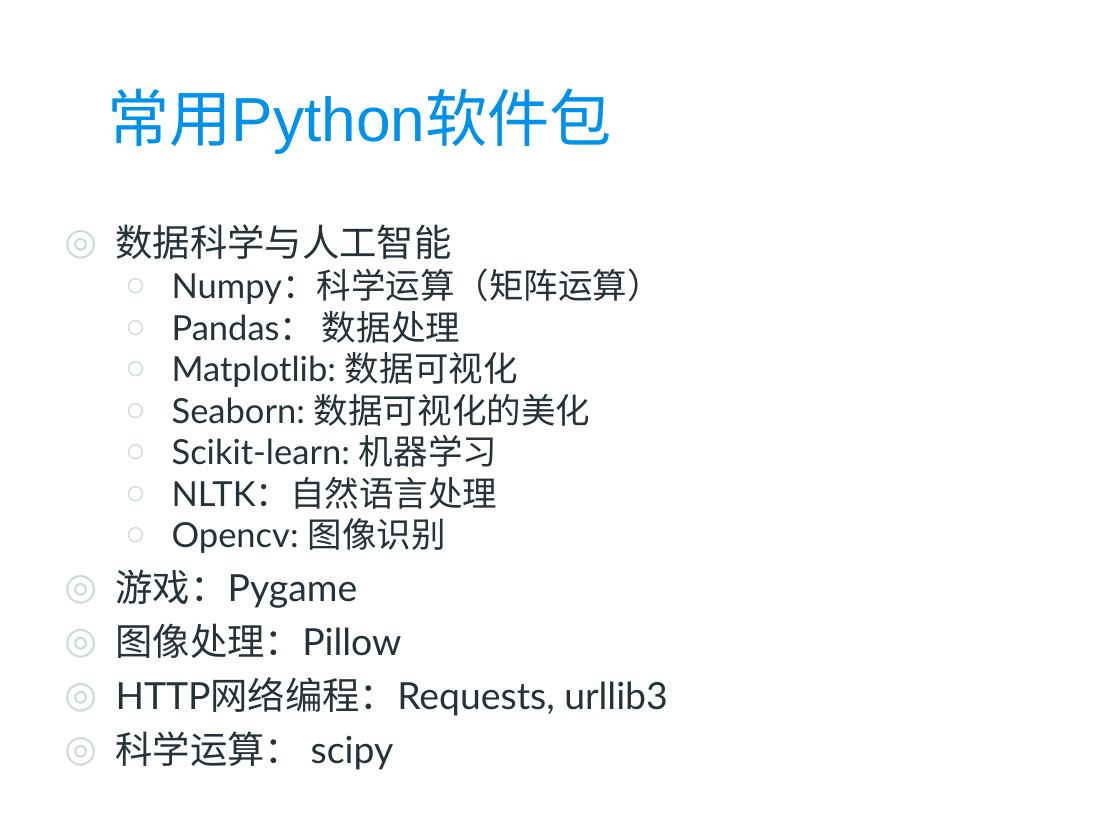
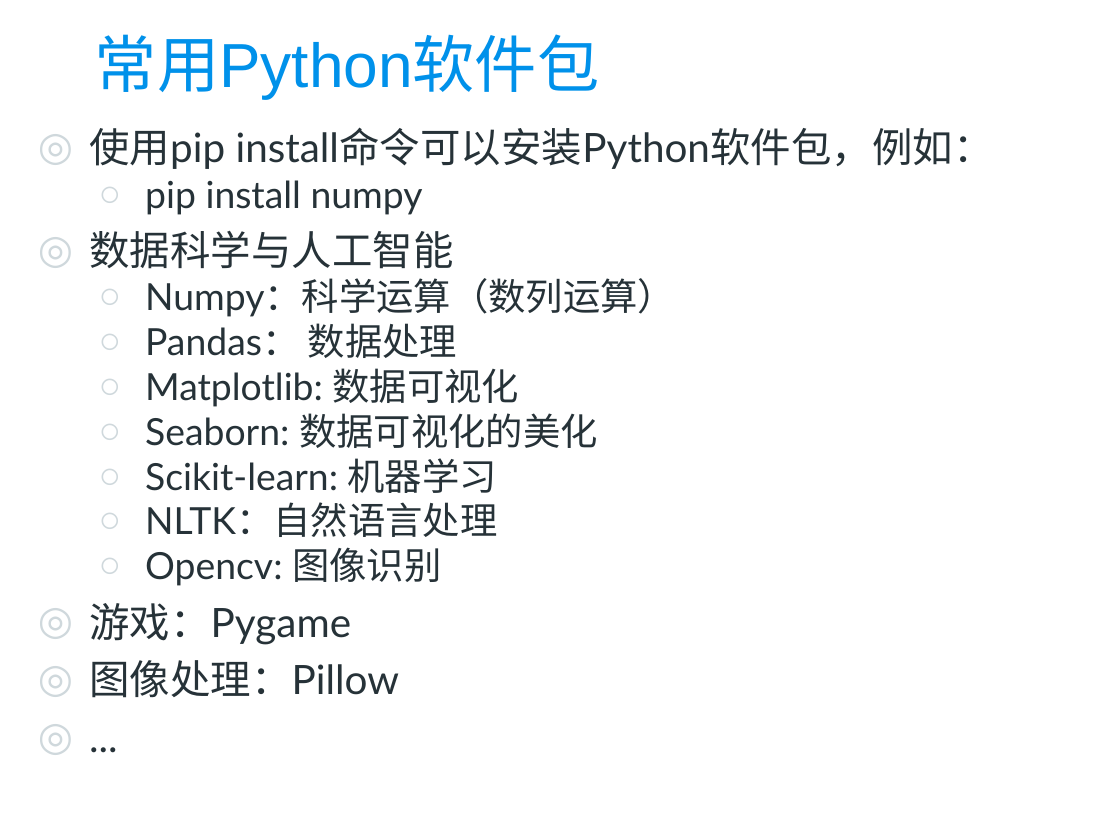
Before and after one commit to zhoujing204/python_course, a slide deck: slide 29 of Presentations/01 Python编程概述.pptx (slide 32 before the commit). Drawn at 1120x840 pixels with LibreOffice and Linux fonts; fonts in the diff are those of the drawing; background and template pictures are left out. Boxes give left, top, right and bottom in pixels: in the first picture for what was removed or moved away, otherwise in the second. Text is boxed around its words. In the diff, an @@ line names an element or a change of style, - is before the commit and + after.

```diff
--- a/Presentations/01 Python编程概述.pptx
+++ b/Presentations/01 Python编程概述.pptx
@@ title "常用Python软件包" moved from (x1=108, y1=88, x2=612, y2=154) to (x1=95, y1=34, x2=599, y2=100) @@
@@ text "使用pip install命令可以安装Python软件包，例如：" moved from (x1=116, y1=224, x2=668, y2=770) to (x1=89, y1=127, x2=994, y2=698) @@
@@ text at (x1=89, y1=127, x2=994, y2=215): paragraphs added @@
+◎ 使用pip install命令可以安装Python软件包，例如：
+  ○ pip install numpy
@@ text at (x1=89, y1=231, x2=598, y2=698): size 24.1 to 26 pt in "数据科学与人工智能", "游戏：Pygame", "图像处理：Pillow"; size 22.2 to 24 pt in "Pandas： 数据处理", "Matplotlib: 数据可视化", "Seaborn: 数据可视化的美化", "Scikit-learn: 机器学习" and 2 more places @@
@@ text at (x1=145, y1=278, x2=675, y2=317): text changed; size 22.2 to 24 pt @@
-  ○ Numpy：科学运算（矩阵运算）
+  ○ Numpy：科学运算（数列运算）
@@ text at (x1=116, y1=677, x2=668, y2=770): text changed; size 24.1 to 26 pt @@
-◎ HTTP网络编程：Requests, urllib3
-◎ 科学运算： scipy
+◎ ...
```
Also in this commit, not shown: 11 other slides changed, 3 slides added, 7 slides removed, 6 other files.
